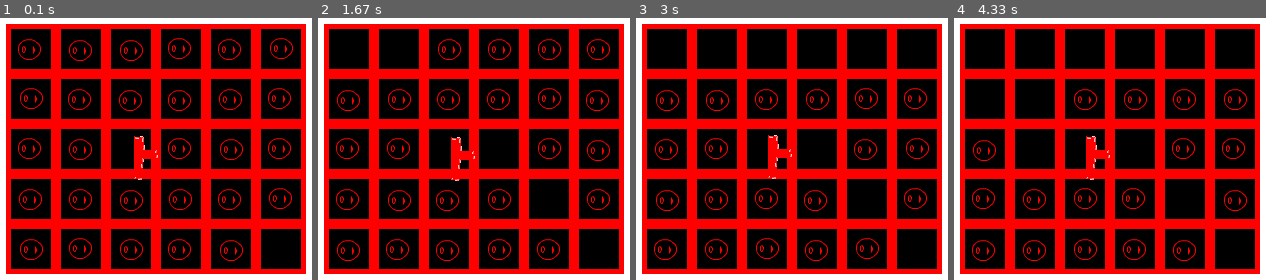
Above: before the commit, frames 1-4 (left to right).
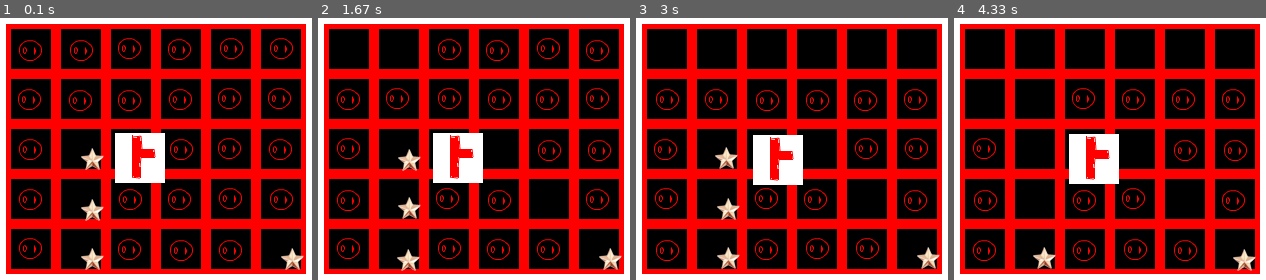
Above: after the commit, the same moments.

Repository: kbogomolov95/ProjectPyGame
Game: pygame game, started from ui.py
Same seed, same stepped clock (60 frames per second), same inputs: the game is played once before the commit and once after it.
Inputs (mouse positions are in pixels of both pictures, inside the frame that each line leads up to):
- Up to frame 1 (0.1 s): no input
- Up to frame 2 (1.67 s): click (495, 151) at 0.38 s; click (349, 46) at 0.72 s; click (536, 188) at 1.05 s; click (399, 49) at 1.38 s
- Up to frame 3 (3 s): click (767, 49) at 1.72 s; click (816, 49) at 2.05 s; click (866, 49) at 2.38 s; click (916, 49) at 2.72 s
- Up to frame 4 (4.33 s): click (985, 99) at 3.05 s; click (1035, 99) at 3.38 s; press the mouse at (985, 248) at 3.7 s; move the mouse to (1007, 193) at 3.8 s; release the mouse at (1025, 138) at 3.93 s; click (1056, 230) at 4.05 s

The runs differ from the first frame. In frame 1, 9.9% of the frame differs, in the area x 5-98%, y 7-97%; in frame 2, 9.0%; in frame 3, 8.0%; in frame 4, 7.1%.

Commit message:
изменил имена картинок и сделал загрузку через цикл

Diff:
--- a/ui.py
+++ b/ui.py
@@ -9,6 +9,7 @@
 Y0 = 200
 CELL_SIZE = 50
 
+
 def load_image(name, colorkey=None):
     fullname = os.path.join('photos', name)
     try:
@@ -16,7 +17,7 @@
     except pygame.error as message:
         print('Cannot load image:', name)
         raise SystemExit(message)
-    #image = image.convert_alpha()
+    # image = image.convert_alpha()
     if colorkey is not None:
         if colorkey is -1:
             colorkey = image.get_at((0, 0))
@@ -47,12 +48,12 @@
 
 
 class Object(pygame.sprite.Sprite):
-    images = {'O_object': load_image("O_photo.png"),
-             'T_object': load_image("T_photo.png", -1)}
+    # images = {'O_object': load_image("O_photo.png"),
+    #           'T_object': load_image("T_photo.png", -1)}
 
-    def __init__(self, type, coords):
+    def __init__(self, name, coords):
         super().__init__(all_sprites)
-        self.image = Object.images[type]
+        self.image = load_image('{}.png'.format(name))
         self.rect = self.image.get_rect()
         self.rect.x = coords[0]
         self.rect.y = coords[1]
@@ -68,18 +69,18 @@
             self.rect.x = self.x0 + random.randrange(3) - 1
             self.rect.y = self.y0 + random.randrange(3) - 1
 
+
 def get_obj_coords(x, y):
     x = X0 + x * CELL_SIZE + 10
     y = Y0 + y * CELL_SIZE + 10
     return x, y
 
+
 def generate_map(matrix):
     for i in range(len(matrix)):
         for j in range(len(matrix[0])):
-            if matrix[i][j] == 1:
-                Object('O_object', get_obj_coords(j, i))
-            if matrix[i][j] == 2:
-                Object('T_object', get_obj_coords(j, i))
+            # print(matrix[i][j])
+            Object(str(matrix[i][j]), get_obj_coords(j, i))
 
 
 def update_map():
@@ -87,10 +88,11 @@
               [1, 1, 1, 1, 1, 1],
               [1, 1, 2, 1, 1, 1],
               [1, 1, 1, 1, 1, 1],
-              [1, 1, 1, 1, 1, 0],
+              [1, 1, 1, 1, 1, 2],
               ]
 
     generate_map(matrix)
+
 
 pygame.init()
 size = width, height = 800, 600
@@ -102,11 +104,10 @@
 
 matrix = [[1, 1, 1, 1, 1, 1],
           [1, 1, 1, 1, 1, 1],
-          [1, 1, 2, 1, 1, 1],
-          [1, 1, 1, 1, 1, 1],
-          [1, 1, 1, 1, 1, 0],
+          [1, 3, 2, 1, 1, 1],
+          [1, 3, 1, 1, 1, 1],
+          [1, 3, 1, 1, 1, 3],
           ]
-
 
 board = Board(matrix)
 generate_map(matrix)
@@ -120,12 +121,12 @@
         if event.type == pygame.MOUSEBUTTONUP:
             all_sprites.update(event, True)
 
-    #Making board
+    # Making board
     all_sprites.update()
     screen.blit(board.render(), (200, 200))
     all_sprites.draw(screen)
 
-    #Drawing board
+    # Drawing board
     clock.tick(fps)
     pygame.display.flip()
 
Renamed: photos/O_photo.png -> photos/1.png
Renamed: photos/T_photo.png -> photos/2.png
Binary file added: photos/3.png
